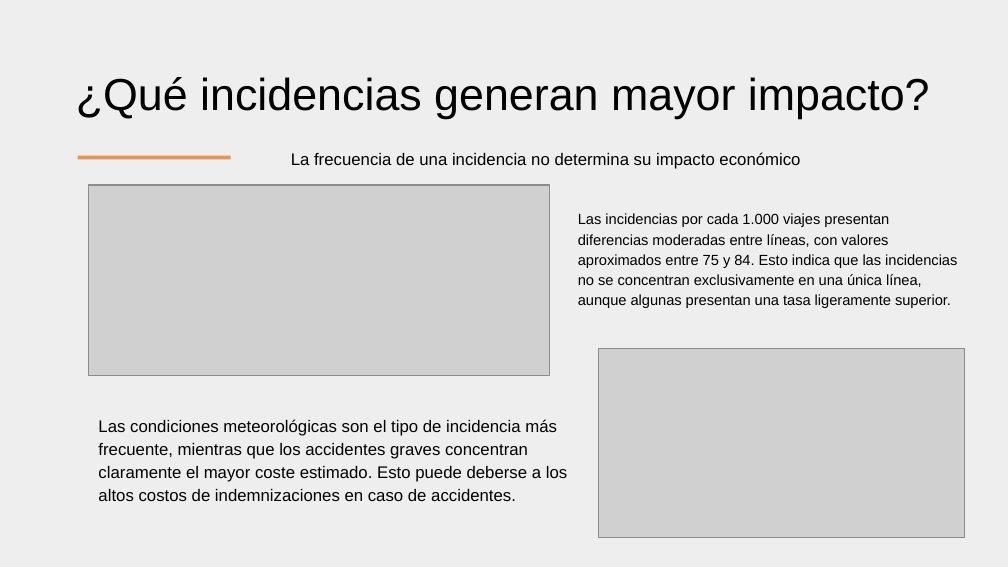
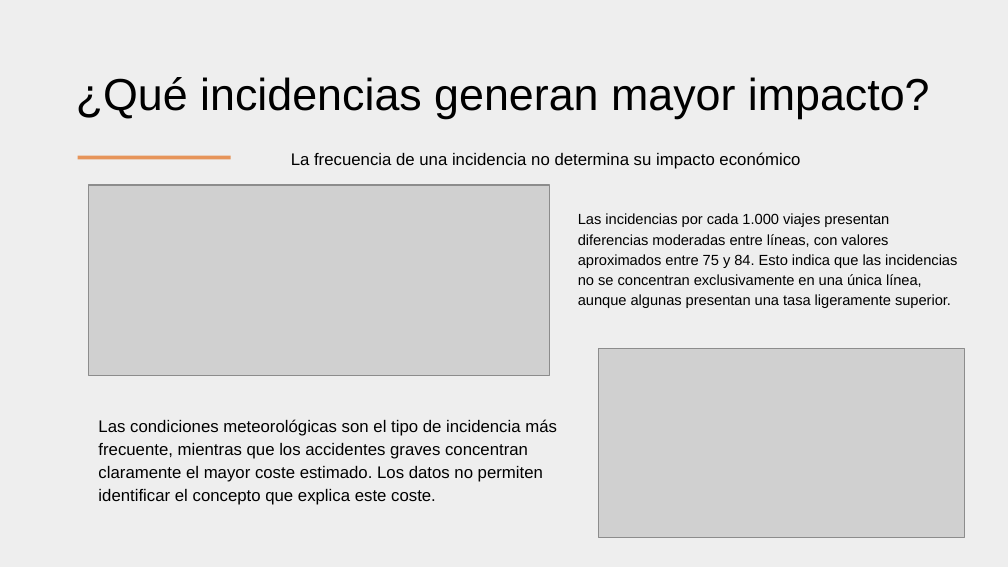
Before and after one commit to NicolasCastellanos1995/MetroBus, a slide deck: slide 4 of 05_presentacion.pptx. Drawn at 1008x567 pixels with LibreOffice and Linux fonts; fonts in the diff are those of the drawing; grey boxes stand for pictures. Boxes give left, top, right and bottom in pixels: in the first picture for what was removed or moved away, otherwise in the second. Text is boxed around its words. In the diff, an @@ line names an element or a change of style, - is before the commit and + after.

```diff
--- a/05_presentacion.pptx
+++ b/05_presentacion.pptx
@@ text at [98, 419, 557, 505]: text changed @@
-Las condiciones meteorológicas son el tipo de incidencia más frecuente, mientras que los accidentes graves concentran claramente el mayor coste estimado. Esto puede deberse a los altos costos de indemnizaciones en caso de accidentes.
+Las condiciones meteorológicas son el tipo de incidencia más frecuente, mientras que los accidentes graves concentran claramente el mayor coste estimado. Los datos no permiten identificar el concepto que explica este coste.
```
Also in this commit, not shown: 2 other slides changed, 10 other files.
